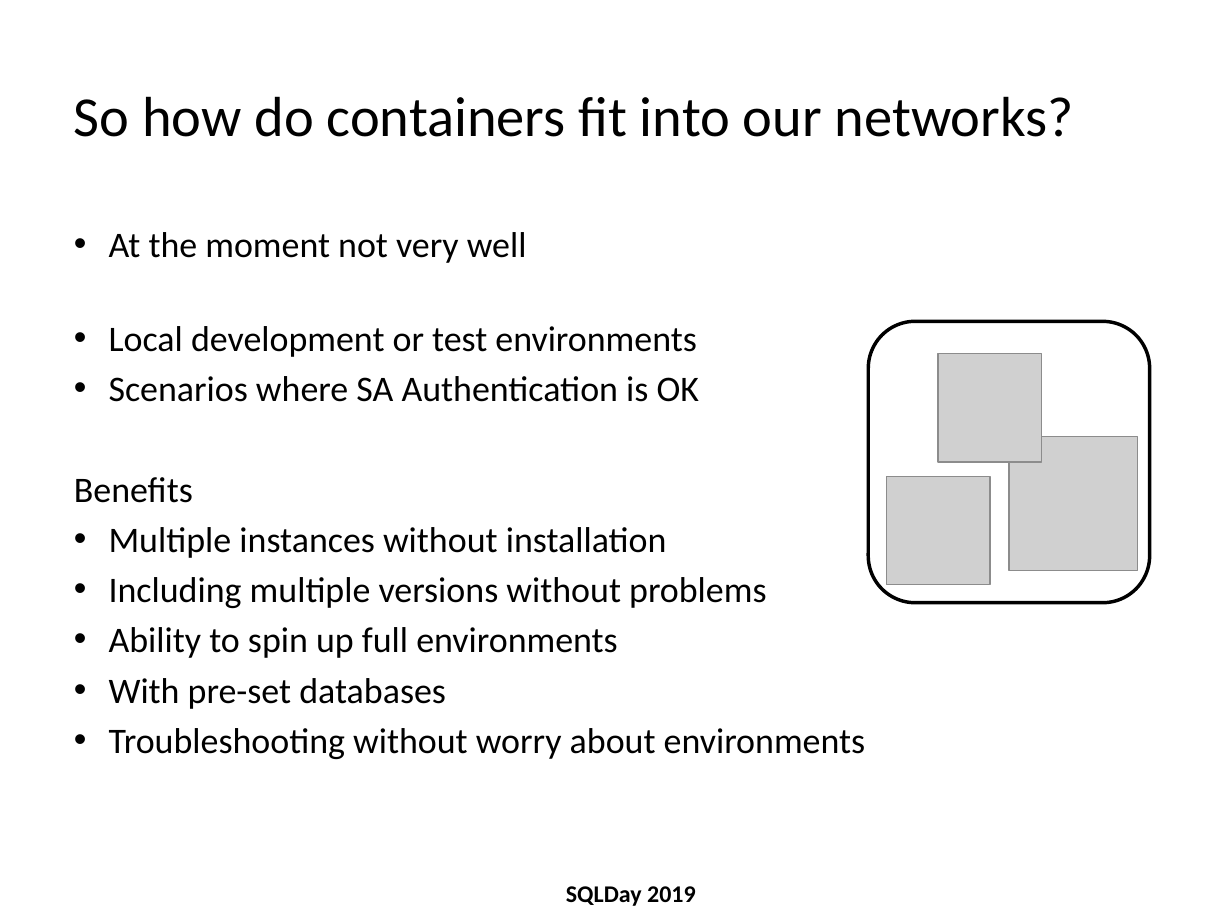
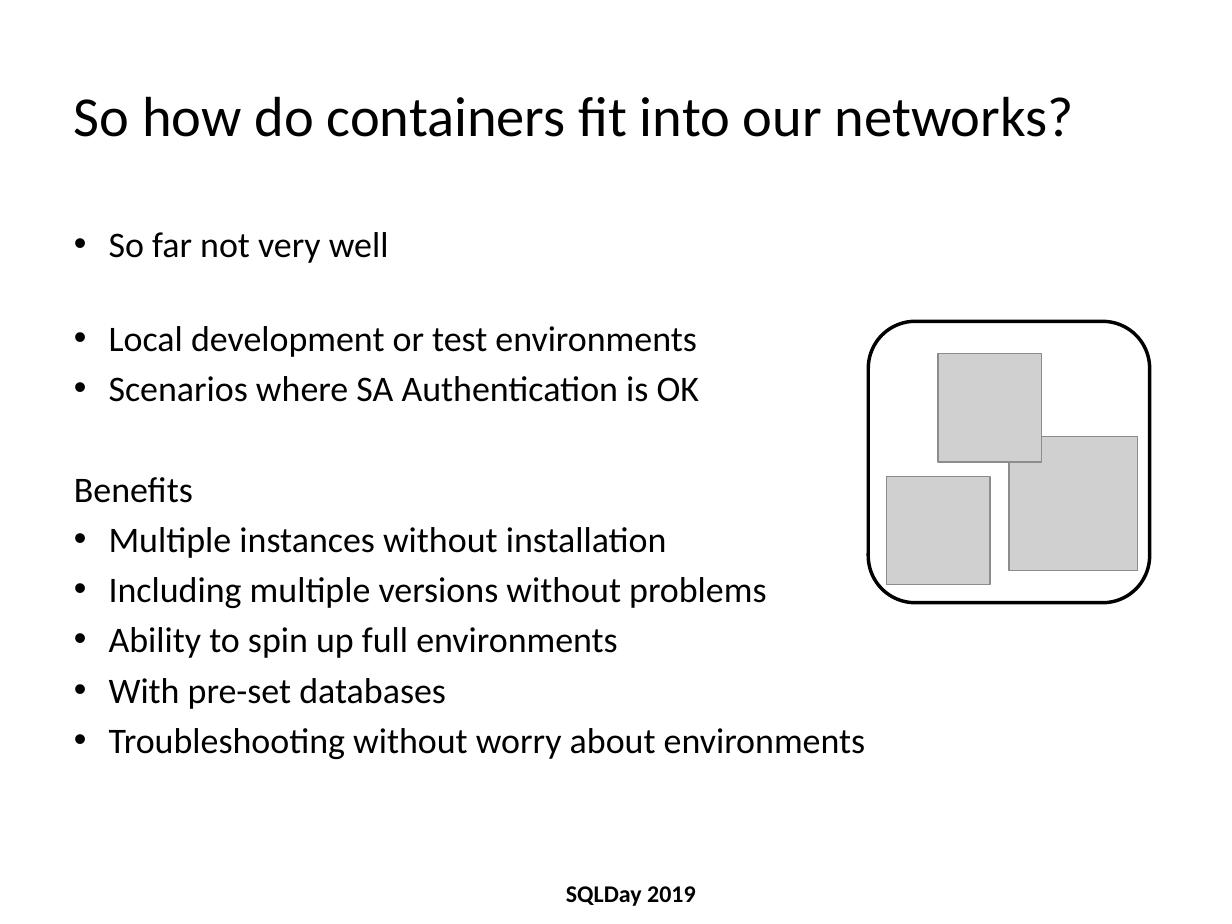
Before and after one commit to michalporeba/sharing, a slide deck: slide 16 of dbas-docker-guide/dbas-docker-guide v1.pptx. Drawn at 1232x924 pixels with LibreOffice and Linux fonts; fonts in the diff are those of the drawing; grey boxes stand for pictures; background and template pictures are left out. Boxes give left, top, right and bottom in pixels: in the first picture for what was removed or moved away, otherwise in the second. Text is boxed around its words. In the diff, an @@ line names an element or a change of style, - is before the commit and + after.

```diff
--- a/dbas-docker-guide/dbas-docker-guide v1.pptx
+++ b/dbas-docker-guide/dbas-docker-guide v1.pptx
@@ text at [109, 232, 389, 263]: text changed @@
-• At the moment not very well
+• So far not very well
```
Also in this commit, not shown: 2 other files.
